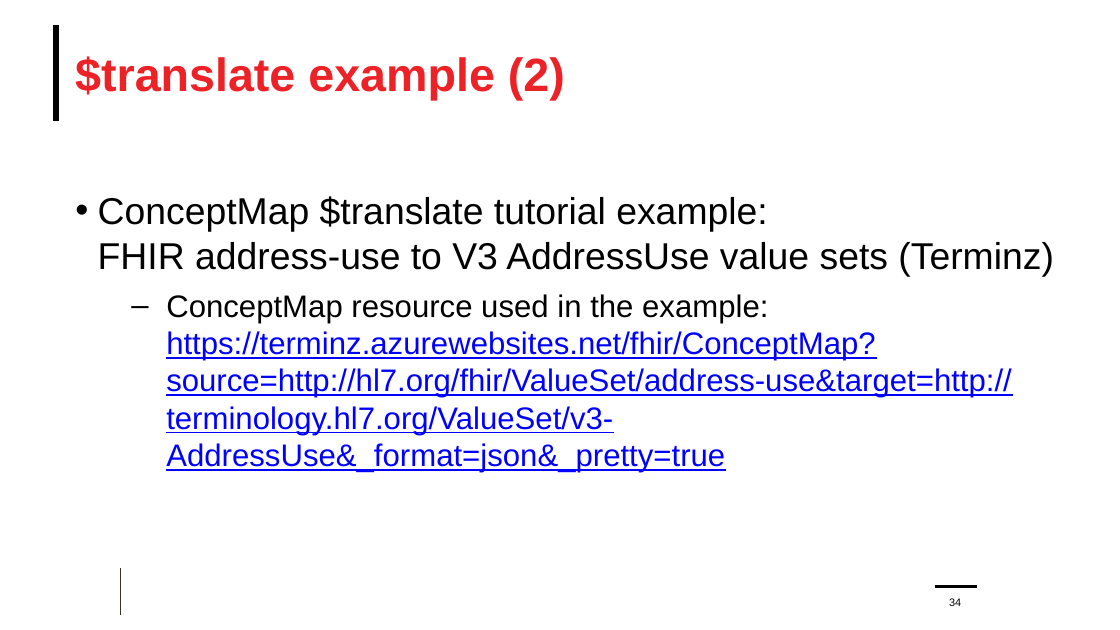
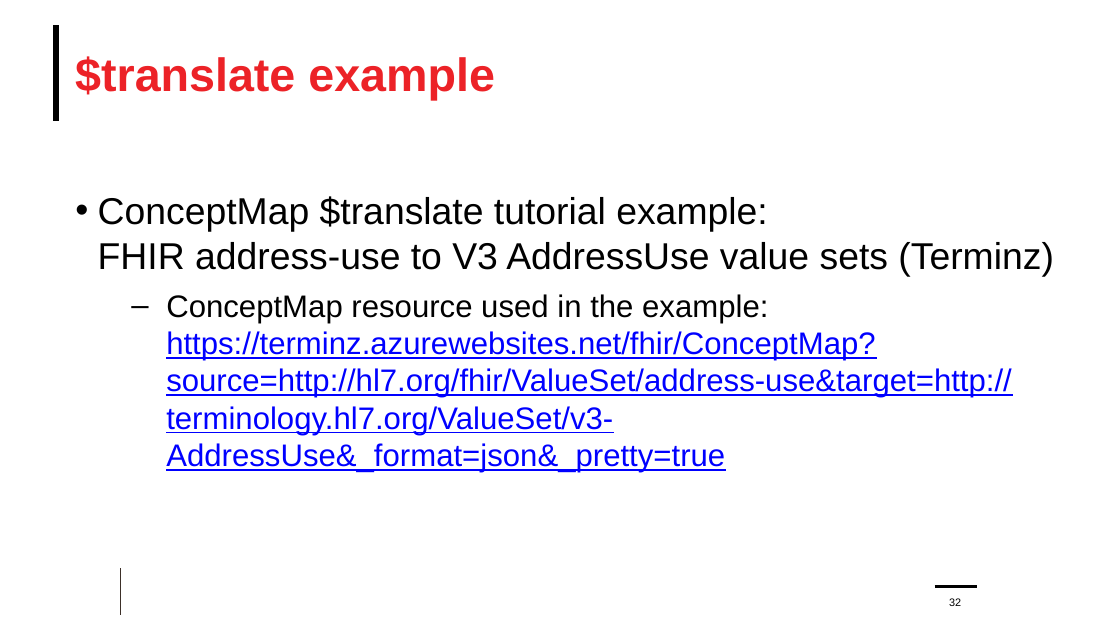
Before and after one commit to FHIR/documents, a slide deck: slide 32 of presentations/2021-11 Webinars/HL7 FHIR Terminology/FHIR-Terminology-Part-2-2021-12-01.pptx (slide 34 before the commit). Drawn at 1120x630 pixels with LibreOffice and Linux fonts; fonts in the diff are those of the drawing; background and template pictures are left out. Boxes give left, top, right and bottom in pixels: in the first picture for what was removed or moved away, otherwise in the second. Text is boxed around its words. In the diff, an @@ line names an element or a change of style, - is before the commit and + after.

```diff
--- a/presentations/2021-11 Webinars/HL7 FHIR Terminology/FHIR-Terminology-Part-2-2021-12-01.pptx
+++ b/presentations/2021-11 Webinars/HL7 FHIR Terminology/FHIR-Terminology-Part-2-2021-12-01.pptx
@@ title at box(75, 56, 495, 101): text changed @@
-$translate example (2)
+$translate example
@@ page number at box(949, 598, 961, 606): text changed @@
-34
+32
```
Also in this commit, not shown: 13 other slides changed, 7 slides added, 2 slides removed.
